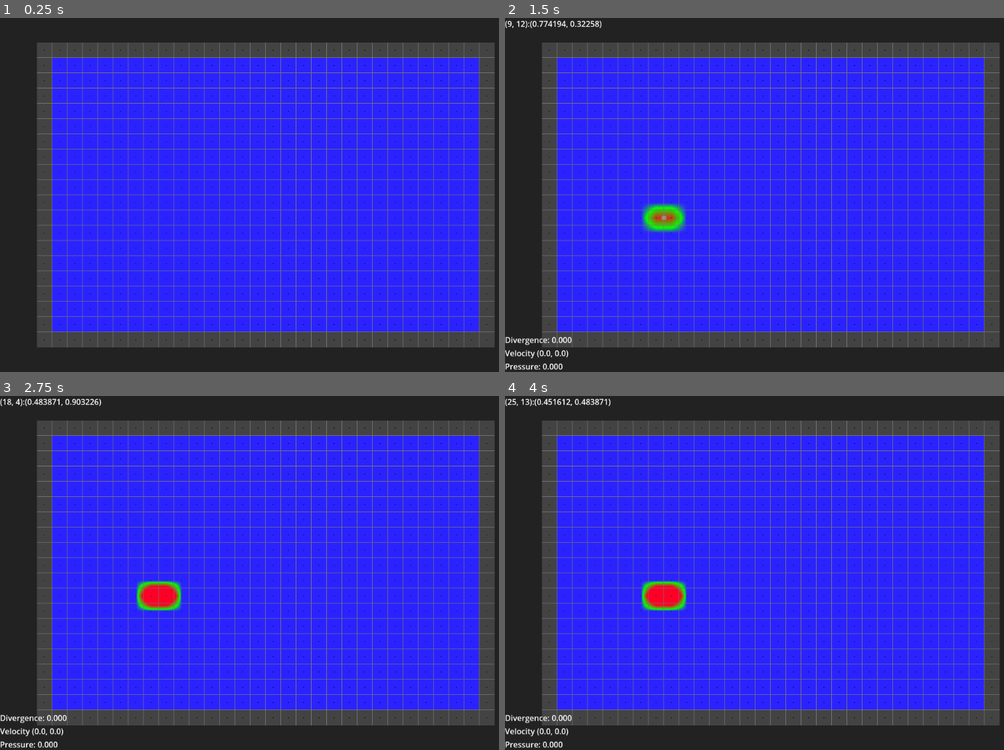
Above: before the commit, frames 1-4 (two rows, left to right).
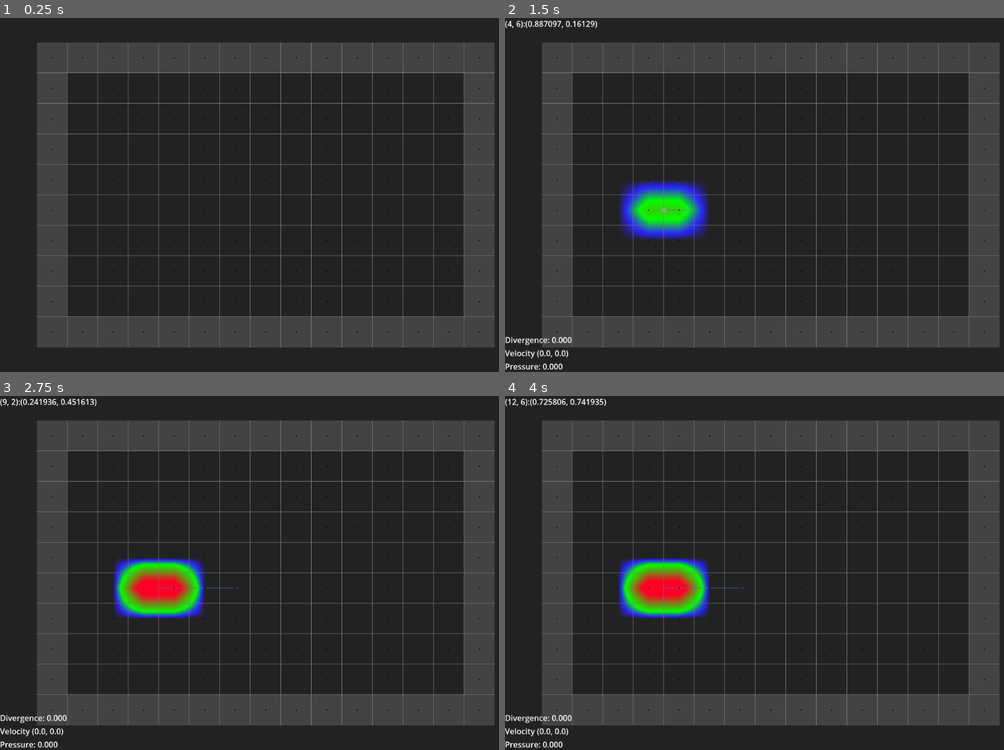
Above: after the commit, the same moments.

Repository: fbuedding/fluid-simulation
Game: Godot game, scene res://root.tscn
The game is run twice, just before and just after one commit, with the same random seed, the same clock (stepped at 60 frames per second) and the same inputs. The engine's default icon, where the game draws it, is replaced by a stand-in: a white triangle on a blue panel in a dark square.
Inputs (mouse positions are in pixels of both pictures, inside the frame that each line leads up to):
- Up to frame 1 (0.25 s): no input
- Up to frame 2 (1.5 s): tap Enter at 0.5 s; move the mouse to (889, 177) at 0.52 s; hold Mouse wheel down (brush_decrease) 0.53-1.25 s; click (889, 177) at 0.67 s; tap Space at 1.25 s; drag from (664, 212) to (744, 265) at 1.27 s
- Up to frame 3 (2.75 s): tap Enter at 2 s; move the mouse to (319, 495) at 2.02 s; hold B (brush_toggle) from 2.03 s (still down); click (319, 495) at 2.17 s
- Up to frame 4 (4 s): release B (brush_toggle) at 2.75 s; tap Space at 2.75 s; drag from (744, 643) to (609, 519) at 2.77 s; tap Enter at 3.5 s; move the mouse to (929, 626) at 3.52 s; press the mouse at (929, 626) at 3.53 s

The runs differ from the first frame. In frame 1, 66% of the frame differs, in the area x 7-100%, y 6-94%; in frame 2, 66%; in frame 3, 66%; in frame 4, 66%.

Commit message:
changed color gradient

Diff:
--- a/root.tscn
+++ b/root.tscn
@@ -6,8 +6,8 @@
 [ext_resource type="Texture2D" uid="uid://bc44awaa1u357" path="res://icon.svg" id="4_jnlp7"]
 
 [sub_resource type="Gradient" id="Gradient_28aoi"]
-offsets = PackedFloat32Array(0, 0.3, 1)
-colors = PackedColorArray(0.1686666, 0.13999999, 1, 1, 0.01666665, 1, 0, 1, 0.99371475, 0, 0.14944449, 1)
+offsets = PackedFloat32Array(0, 0.1, 0.3, 1)
+colors = PackedColorArray(0.1686666, 0.13999999, 1, 0, 0.1686666, 0.13999999, 1, 1, 0.01666665, 1, 0, 1, 0.99371475, 0, 0.14944449, 1)
 metadata/_snap_enabled = true
 
 [sub_resource type="GradientTexture1D" id="GradientTexture1D_jnlp7"]
@@ -23,7 +23,6 @@
 
 [node name="Fluid Sim" type="Node2D" parent="." node_paths=PackedStringArray("mouse_position_label", "pressure_label", "velocity_label", "divergence_label")]
 script = ExtResource("2_pyidc")
-grid_size = Vector2i(30, 20)
 grid_margin = Vector2(50, 50)
 iterations = 15
 line_color = Color(0.46666667, 0.46666667, 0.46666667, 1)
@@ -34,6 +33,7 @@
 solid_cell_color = Color(0.26293245, 0.26293245, 0.26293245, 1)
 brush_color = Color(0.32172796, 0.32172796, 0.32172793, 0.6784314)
 velocity_highlight_color = Color(0.6378432, 0.63784313, 0.6378433, 0.6784314)
+overlay = 3
 mouse_position_label = NodePath("../HUD/VBoxContainer/Mouse Position")
 pressure_label = NodePath("../HUD/VBoxContainer/Pressure")
 velocity_label = NodePath("../HUD/VBoxContainer/Velocity")
